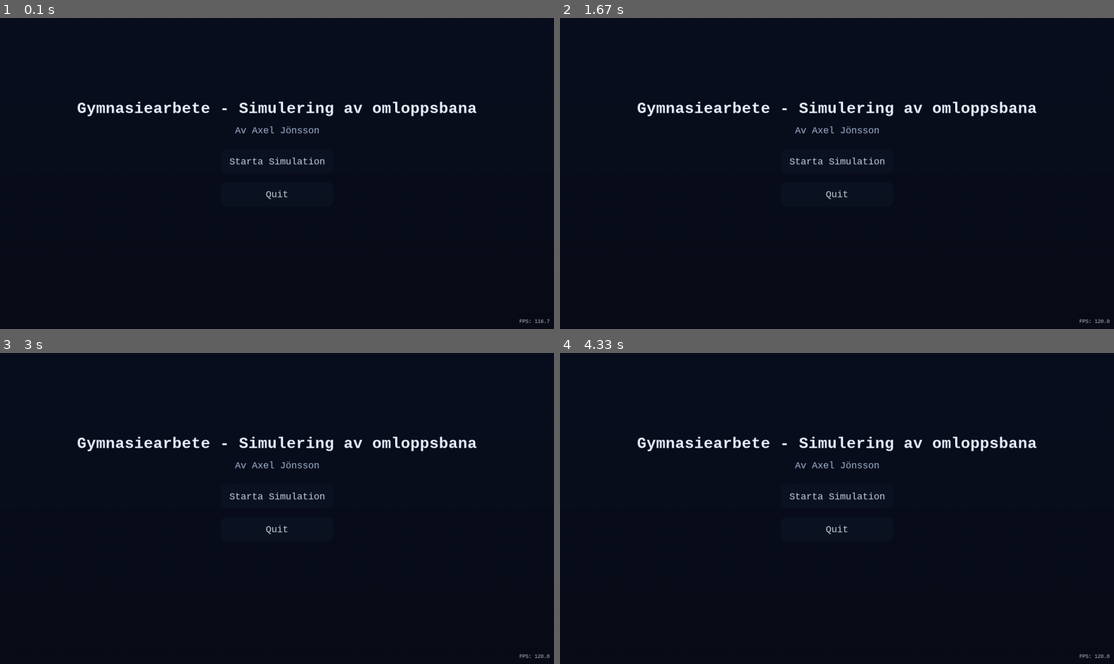
Above: before the commit, frames 1-4 (two rows, left to right).
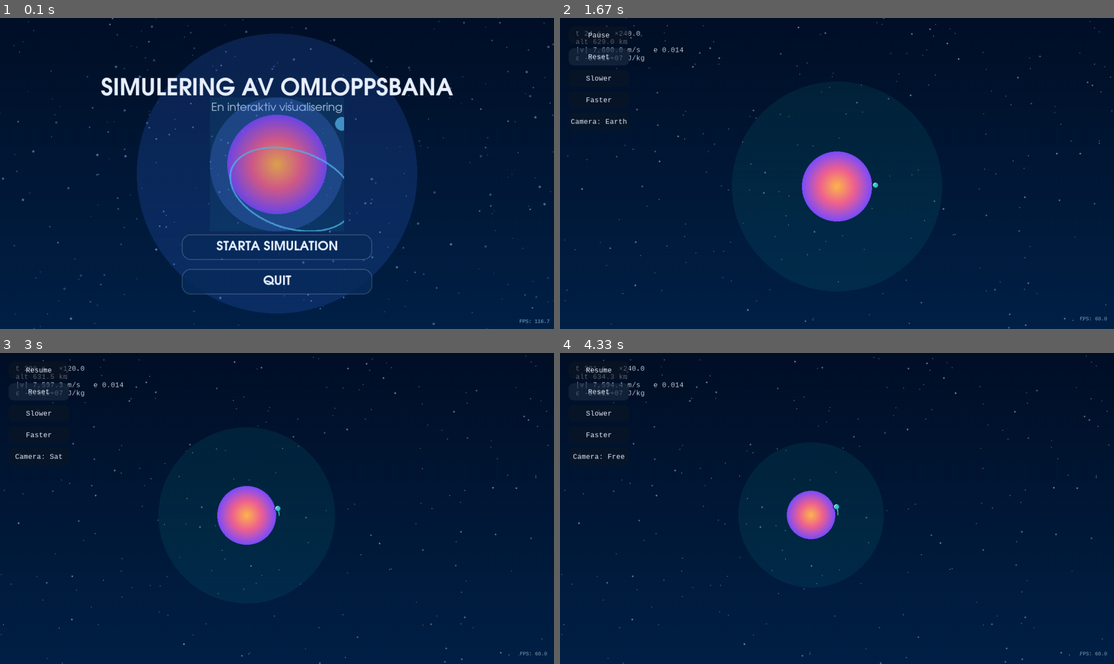
Above: after the commit, the same moments.

Repository: askel-dev/gymnasiearbete-omloppsbana
Game: pygame game, started from src/orbit_pygame.py
Same seed, same stepped clock (60 frames per second), same inputs: the game is played once before the commit and once after it.
Inputs (mouse positions are in pixels of both pictures, inside the frame that each line leads up to):
- Up to frame 1 (0.1 s): no input
- Up to frame 2 (1.67 s): press the mouse at (837, 248) at 0.37 s; move the mouse to (748, 245) at 0.47 s; release the mouse at (665, 245) at 0.6 s; hold Right 0.67-1.13 s; hold Up 1.17-1.47 s; tap Space at 1.23 s; click (598, 55) at 1.55 s, where only the run after the commit has a clickable "Reset"
- Up to frame 3 (3 s): hold Right 1.83-2.3 s; tap Space at 1.9, 2.2, 2.4, 2.7, 2.97 s; tap - at 1.98 s; hold Left 2.33-2.87 s; tap C at 2.48 s; hold Down from 2.9 s (still down)
- Up to frame 4 (4.33 s): release Down at 3.2 s; hold Left 3.23-3.63 s; tap Space at 3.3, 3.6, 3.73, 4.13 s; tap - at 3.38 s; hold Up 3.67-4.03 s; tap C at 3.82 s; hold Right from 4.07 s (still down)

The runs differ from the first frame. In frame 1, 73% of the frame differs, in the area x 0-100%, y 0-100%; in frame 2, 65%; in frame 3, 64%; in frame 4, 62%.

Commit message:
Restyle main menu visuals

Diff:
--- a/src/orbit_pygame.py
+++ b/src/orbit_pygame.py
@@ -9,6 +9,7 @@
 import sys
 import numpy as np
 from collections import deque
+from dataclasses import dataclass
 from functools import lru_cache
 
 from logging_utils import RunLogger
@@ -162,6 +163,72 @@
     sat_surface = _satellite_surface(radius)
     sat_rect = sat_surface.get_rect(center=position)
     surface.blit(sat_surface, sat_rect)
+
+
+def draw_menu_planet(
+    surface: pygame.Surface,
+    center: tuple[int, int],
+    diameter: int,
+    *,
+    image: pygame.Surface | None = None,
+) -> None:
+    if diameter <= 0:
+        return
+
+    if image is not None:
+        width, height = image.get_size()
+        scale = diameter / max(width, height)
+        new_size = (
+            max(1, int(width * scale)),
+            max(1, int(height * scale)),
+        )
+        scaled = pygame.transform.smoothscale(image, new_size)
+        rect = scaled.get_rect(center=center)
+        surface.blit(scaled, rect)
+        return
+
+    radius = diameter // 2
+    glow_radius = int(radius * 1.35)
+    placeholder_surface = pygame.Surface((glow_radius * 2, glow_radius * 2), pygame.SRCALPHA)
+    pygame.draw.circle(
+        placeholder_surface,
+        MENU_PLANET_GLOW_COLOR,
+        (glow_radius, glow_radius),
+        glow_radius,
+    )
+
+    planet_surface = _planet_surface(radius)
+    planet_rect = planet_surface.get_rect(center=(glow_radius, glow_radius))
+    placeholder_surface.blit(planet_surface, planet_rect)
+
+    orbit_surface = pygame.Surface((glow_radius * 2, glow_radius * 2), pygame.SRCALPHA)
+    orbit_rect = pygame.Rect(0, 0, int(radius * 2.6), int(radius * 1.6))
+    orbit_rect.center = (glow_radius, glow_radius + MENU_PLANET_ORBIT_OFFSET)
+    pygame.draw.ellipse(
+        orbit_surface,
+        MENU_PLANET_RING_COLOR,
+        orbit_rect,
+        MENU_PLANET_RING_WIDTH,
+    )
+    orbit_surface = pygame.transform.rotate(orbit_surface, -18)
+    placeholder_surface.blit(orbit_surface, (0, 0))
+
+    satellite_radius = max(3, radius // 7)
+    satellite_angle = math.radians(32)
+    satellite_distance = radius + int(radius * 0.55)
+    satellite_pos = (
+        glow_radius + int(math.cos(satellite_angle) * satellite_distance),
+        glow_radius - int(math.sin(satellite_angle) * satellite_distance),
+    )
+    pygame.draw.circle(
+        placeholder_surface,
+        MENU_PLANET_RING_COLOR,
+        satellite_pos,
+        satellite_radius,
+    )
+
+    placeholder_surface.set_alpha(MENU_PLANET_PLACEHOLDER_ALPHA)
+    surface.blit(placeholder_surface, placeholder_surface.get_rect(center=center))
 
 
 def draw_velocity_arrow(surface: pygame.Surface, start: tuple[int, int], end: tuple[int, int], head_length: int, head_angle: float) -> None:
@@ -219,6 +286,19 @@
         sy = int((base_y + offset_y) % HEIGHT)
         surface.blit(star_surface, (sx - radius, sy - radius))
 
+
+def load_font(preferred_names: list[str], size: int, *, bold: bool = False) -> pygame.font.Font:
+    for name in preferred_names:
+        try:
+            match = pygame.font.match_font(name, bold=bold)
+        except Exception:
+            match = None
+        if match:
+            return pygame.font.Font(match, size)
+    fallback_name = preferred_names[0] if preferred_names else None
+    return pygame.font.SysFont(fallback_name, size, bold=bold)
+
+
 # =======================
 #   FYSIK & KONSTANTER
 # =======================
@@ -245,8 +325,8 @@
 # Dessa värden sätts om efter att displayen initierats, men behöver
 # startvärden för typkontroller och tooling.
 WIDTH, HEIGHT = 1000, 800
-BG_COLOR_TOP = (11, 16, 32)
-BG_COLOR_BOTTOM = (10, 14, 25)
+BG_COLOR_TOP = (0, 17, 40)
+BG_COLOR_BOTTOM = (0, 34, 72)
 PLANET_COLOR_CORE = (255, 183, 77)
 PLANET_COLOR_MID = (240, 98, 146)
 PLANET_COLOR_EDGE = (124, 77, 255)
@@ -259,7 +339,7 @@
 SAT_SHADOW_COLOR = (6, 12, 24, 120)
 SAT_BASE_RADIUS = 6
 HUD_TEXT_COLOR = (234, 241, 255)
-HUD_TEXT_ALPHA = int(255 * 0.85)
+HUD_TEXT_ALPHA = 255
 HUD_SHADOW_COLOR = (10, 15, 30, 120)
 ORBIT_PRIMARY_COLOR = (46, 209, 195)
 ORBIT_SECONDARY_COLOR = (46, 209, 195, 160)
@@ -272,7 +352,17 @@
 BUTTON_TEXT_COLOR = (234, 241, 255)
 BUTTON_RADIUS = 12
 MENU_TITLE_COLOR = (234, 241, 255)
-MENU_SUBTITLE_COLOR = (164, 182, 210)
+MENU_SUBTITLE_COLOR = (180, 198, 228)
+MENU_BUTTON_COLOR = (9, 44, 92, 220)
+MENU_BUTTON_HOVER_COLOR = (24, 74, 140, 235)
+MENU_BUTTON_BORDER_COLOR = (255, 255, 255, 50)
+MENU_BUTTON_TEXT_COLOR = (234, 241, 255)
+MENU_BUTTON_RADIUS = 20
+MENU_PLANET_GLOW_COLOR = (88, 146, 255, 70)
+MENU_PLANET_RING_COLOR = (93, 200, 255, 200)
+MENU_PLANET_RING_WIDTH = 4
+MENU_PLANET_ORBIT_OFFSET = 18
+MENU_PLANET_PLACEHOLDER_ALPHA = 220
 LABEL_BACKGROUND_COLOR = (12, 18, 30, int(255 * 0.18))
 LABEL_MARKER_COLOR = (46, 209, 195)
 LABEL_TEXT_COLOR = (234, 241, 255)
@@ -377,10 +467,37 @@
     return period, points
 
 
+@dataclass(frozen=True)
+class ButtonVisualStyle:
+    base_color: tuple[int, int, int] | tuple[int, int, int, int]
+    hover_color: tuple[int, int, int] | tuple[int, int, int, int]
+    text_color: tuple[int, int, int]
+    radius: int
+    border_color: tuple[int, int, int] | tuple[int, int, int, int] | None = None
+    border_width: int = 0
+
+
+DEFAULT_BUTTON_STYLE = ButtonVisualStyle(
+    base_color=BUTTON_COLOR,
+    hover_color=BUTTON_HOVER_COLOR,
+    text_color=BUTTON_TEXT_COLOR,
+    radius=BUTTON_RADIUS,
+)
+
+MENU_BUTTON_STYLE = ButtonVisualStyle(
+    base_color=MENU_BUTTON_COLOR,
+    hover_color=MENU_BUTTON_HOVER_COLOR,
+    text_color=MENU_BUTTON_TEXT_COLOR,
+    radius=MENU_BUTTON_RADIUS,
+    border_color=MENU_BUTTON_BORDER_COLOR,
+    border_width=2,
+)
+
+
 class Button:
     """Simple rectangular button with hover feedback and callbacks."""
 
-    def __init__(self, rect, text, callback, text_getter=None):
+    def __init__(self, rect, text, callback, text_getter=None, *, style: ButtonVisualStyle | None = None):
         self.rect = pygame.Rect(rect)
         self._text = text
         self._callback = callback
@@ -388,6 +505,7 @@
         self._cached_text_surface: pygame.Surface | None = None
         self._cached_text: str | None = None
         self._cached_font_id: int | None = None
+        self._style = style
 
     def get_text(self):
         if self._text_getter is not None:
@@ -398,14 +516,23 @@
         if mouse_pos is None:
             mouse_pos = pygame.mouse.get_pos()
         hovered = self.rect.collidepoint(mouse_pos)
-        color = BUTTON_HOVER_COLOR if hovered else BUTTON_COLOR
+        style = self._style or DEFAULT_BUTTON_STYLE
+        color = style.hover_color if hovered else style.base_color
         button_surface = pygame.Surface(self.rect.size, pygame.SRCALPHA)
         pygame.draw.rect(
             button_surface,
             color,
             button_surface.get_rect(),
-            border_radius=BUTTON_RADIUS,
+            border_radius=style.radius,
         )
+        if style.border_color is not None and style.border_width > 0:
+            pygame.draw.rect(
+                button_surface,
+                style.border_color,
+                button_surface.get_rect(),
+                style.border_width,
+                border_radius=style.radius,
+            )
         surface.blit(button_surface, self.rect.topleft)
         text_value = self.get_text()
         font_id = id(font)
@@ -414,7 +541,7 @@
             or text_value != self._cached_text
             or font_id != self._cached_font_id
         ):
-            self._cached_text_surface = font.render(text_value, True, BUTTON_TEXT_COLOR)
+            self._cached_text_surface = font.render(text_value, True, style.text_color)
             self._cached_text = text_value
             self._cached_font_id = font_id
         text_surf = self._cached_text_surface
@@ -462,13 +589,80 @@
 
     clock = pygame.time.Clock()
     font = pygame.font.SysFont("consolas", 18)
-    title_font = pygame.font.SysFont("consolas", 40, bold=True)
-    subtitle_font = pygame.font.SysFont("consolas", 24)
+
+    min_dimension = min(WIDTH, HEIGHT)
+    title_font_size = max(48, int(min_dimension * 0.075))
+    subtitle_font_size = max(26, int(min_dimension * 0.032))
 
     gradient_bg = create_vertical_gradient(WIDTH, HEIGHT, BG_COLOR_TOP, BG_COLOR_BOTTOM)
+    menu_background = gradient_bg.copy()
+
+    star_overlay = pygame.Surface((WIDTH, HEIGHT), pygame.SRCALPHA)
+    star_rng = random.Random(5123)
+    star_count = max(120, int(max(WIDTH, HEIGHT) * 0.25))
+    for _ in range(star_count):
+        radius = star_rng.choice([1, 1, 1, 2, 2, 3])
+        alpha = star_rng.randint(60, 140)
+        color = (
+            star_rng.randint(120, 180),
+            star_rng.randint(160, 210),
+            255,
+            alpha,
+        )
+        x = star_rng.randint(0, WIDTH)
+        y = star_rng.randint(0, HEIGHT)
+        pygame.draw.circle(star_overlay, color, (x, y), radius)
+    menu_background.blit(star_overlay, (0, 0))
+
+    menu_glow_surface = pygame.Surface((WIDTH, HEIGHT), pygame.SRCALPHA)
+    glow_radius = int(min(WIDTH, HEIGHT) * 0.45)
+    pygame.draw.circle(
+        menu_glow_surface,
+        (70, 120, 255, 45),
+        (WIDTH // 2, HEIGHT // 2),
+        glow_radius,
+    )
+    menu_background.blit(menu_glow_surface, (0, 0))
+
+    title_font = load_font(["montserrat", "futura", "avenir", "arial"], title_font_size, bold=True)
+    subtitle_font = load_font(["montserrat", "futura", "avenir", "arial"], subtitle_font_size)
+
+    menu_planet_diameter = max(180, min(320, int(min_dimension * 0.32)))
+    menu_button_height = max(56, int(menu_planet_diameter * 0.26))
+    menu_button_font_size = min(menu_button_height - 12, max(26, int(menu_button_height * 0.52)))
+    menu_button_font = load_font(
+        ["montserrat", "futura", "avenir", "arial"],
+        menu_button_font_size,
+        bold=True,
+    )
+
+    assets_root = os.path.abspath(os.path.join(os.path.dirname(__file__), "..", "assets"))
+    planet_image_path = os.path.join(assets_root, "menu_planet.png")
+    menu_planet_image: pygame.Surface | None = None
+    if os.path.exists(planet_image_path):
+        try:
+            menu_planet_image = pygame.image.load(planet_image_path).convert_alpha()
+        except pygame.error:
+            menu_planet_image = None
+
     global STARFIELD
     if not STARFIELD:
         STARFIELD = generate_starfield(220)
+
+    layout_center_y = HEIGHT // 2
+    title_y = max(int(layout_center_y - HEIGHT * 0.27), int(HEIGHT * 0.14))
+    subtitle_y = title_y + max(40, int(HEIGHT * 0.06))
+    planet_center = (WIDTH // 2, layout_center_y - int(HEIGHT * 0.03))
+    menu_button_width = max(280, min(440, int(WIDTH * 0.35)))
+    menu_button_gap = max(20, int(menu_button_height * 0.36))
+    button_block_height = menu_button_height * 2 + menu_button_gap
+    default_button_y = planet_center[1] + menu_planet_diameter // 2 + max(48, int(HEIGHT * 0.07))
+    max_button_y = HEIGHT - button_block_height - 80
+    menu_button_y = min(default_button_y, max_button_y)
+    menu_button_y = max(menu_button_y, subtitle_y + max(60, int(HEIGHT * 0.08)))
+    menu_button_x = WIDTH // 2 - menu_button_width // 2
+    menu_title_text = "SIMULERING AV OMLOPPSBANA"
+    menu_subtitle_text = "En interaktiv visualisering"
 
     # Simuleringsstate
     r = R0.copy()
@@ -602,17 +796,12 @@
         pygame.quit()
         sys.exit()
 
-    menu_button_width = 260
-    menu_button_height = 56
-    menu_button_x = WIDTH // 2 - menu_button_width // 2
-    menu_button_y = HEIGHT // 2 - menu_button_height
-    menu_button_gap = 20
-
     menu_buttons = [
         Button(
             (menu_button_x, menu_button_y, menu_button_width, menu_button_height),
-            "Starta Simulation",
+            "STARTA SIMULATION",
             start_simulation,
+            style=MENU_BUTTON_STYLE,
         ),
         Button(
             (
@@ -621,8 +810,9 @@
                 menu_button_width,
                 menu_button_height,
             ),
-            "Quit",
+            "QUIT",
             quit_app,
+            style=MENU_BUTTON_STYLE,
         ),
     ]
 
@@ -752,22 +942,25 @@
                     btn.handle_event(event)
 
         if state == "menu":
-            screen.blit(gradient_bg, (0, 0))
-            title_surf = title_font.render("Gymnasiearbete - Simulering av omloppsbana", True, MENU_TITLE_COLOR)
-            # Av Axel Jönsson
-            author_surf = subtitle_font.render("Av Axel Jönsson", True, MENU_SUBTITLE_COLOR)
-            title_rect = title_surf.get_rect(center=(WIDTH // 2, HEIGHT // 2 - 150))
-            author_rect = author_surf.get_rect(center=(WIDTH // 2, HEIGHT // 2 - 100))
+            screen.blit(menu_background, (0, 0))
+
+            title_surf = title_font.render(menu_title_text, True, MENU_TITLE_COLOR)
+            title_rect = title_surf.get_rect(center=(WIDTH // 2, title_y))
             screen.blit(title_surf, title_rect)
-            screen.blit(author_surf, author_rect)
+
+            subtitle_surf = subtitle_font.render(menu_subtitle_text, True, MENU_SUBTITLE_COLOR)
+            subtitle_rect = subtitle_surf.get_rect(center=(WIDTH // 2, subtitle_y))
+            screen.blit(subtitle_surf, subtitle_rect)
+
+            draw_menu_planet(screen, planet_center, menu_planet_diameter, image=menu_planet_image)
 
             menu_mouse_pos = pygame.mouse.get_pos()
             for btn in menu_buttons:
-                btn.draw(screen, subtitle_font, menu_mouse_pos)
+                btn.draw(screen, menu_button_font, menu_mouse_pos)
 
             # --- FPS Counter ---
             fps_value = clock.get_fps()
-            fps_text = font_fps.render(f"FPS: {fps_value:.1f}", True, (200, 200, 200))
+            fps_text = font_fps.render(f"FPS: {fps_value:.1f}", True, (140, 180, 220))
             # placera i nedre högra hörnet
             text_rect = fps_text.get_rect(bottomright=(WIDTH - 10, HEIGHT - 10))
             screen.blit(fps_text, text_rect)
